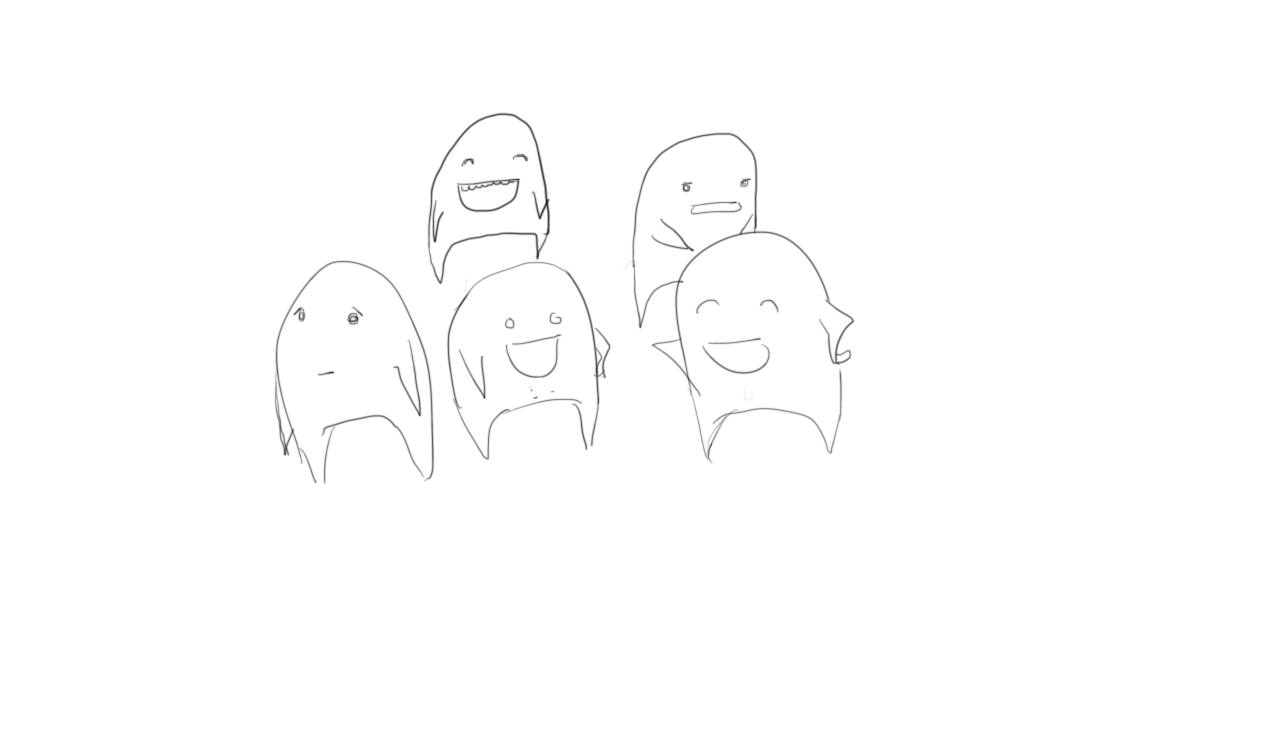
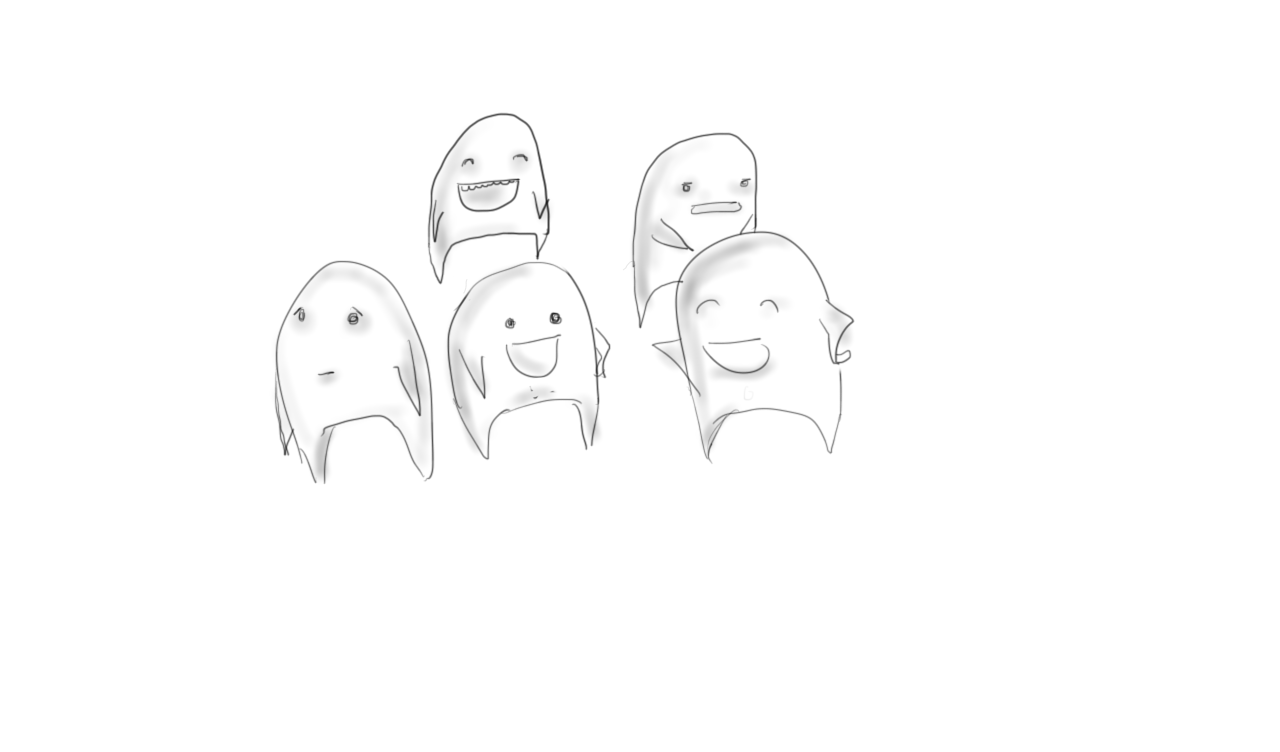
Revision of a layered 1280 × 752 image; what changed, layer by layer:
painted on "Background" over bbox(272, 122, 854, 483)
